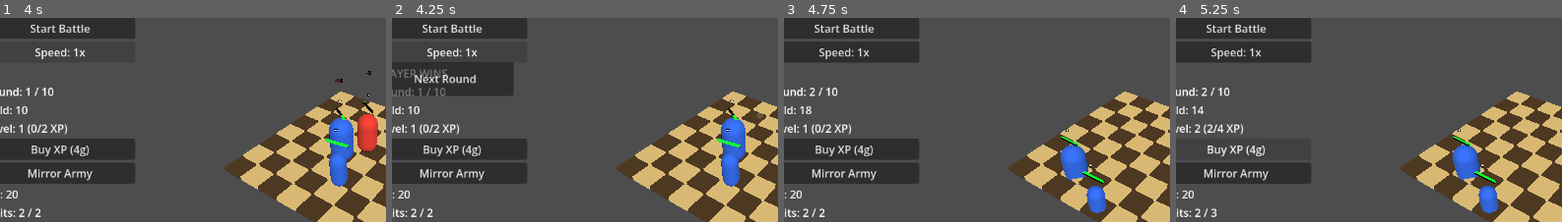
Above: before the commit, frames 1-4 (left to right).
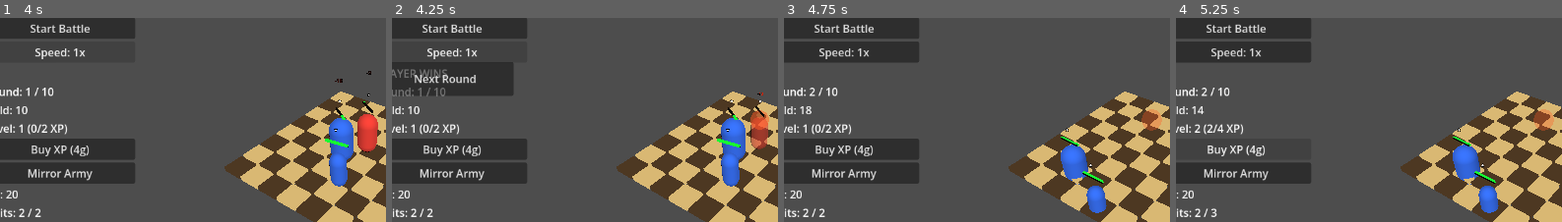
Above: after the commit, the same moments.

Repository: janmgryka-bit/warmarket
Game: Godot game, scene res://scenes/Main.tscn
Two runs of this game, one before a commit and one after it. Both use one fixed random seed, a clock stepped at 60 frames per second and the inputs below.
Inputs:
- Up to frame 1 (4 s): click "Start Battle" at 0.5 s; click "Start Battle" at 1.25 s; click "Speed: 1x" at 2 s; click "Speed: 2x" at 2.75 s; click "Speed: 4x" at 3.5 s
- Up to frame 2 (4.25 s): no input
- Up to frame 3 (4.75 s): click "Next Round" at 4.25 s
- Up to frame 4 (5.25 s): click "Buy XP (4g)" at 5 s
The pictures show only the part of the screen within x 3-53%, y 1-51%; the shares and areas given below are measured in that part.

Frame 1 is identical in both runs. In frame 2, 0.8% of the frame differs, in the area x 92-98%, y 36-65%; in frame 3, 0.4%; in frame 4, 0.4%.

Commit message:
Add unit death visual feedback

Diff:
--- a/godot_project/war-market/scripts/unit.gd
+++ b/godot_project/war-market/scripts/unit.gd
@@ -20,6 +20,7 @@
 var battle_active: bool = false
 var is_selected: bool = false
 var star_level: int = 1
+var is_dead: bool = false
 
 @onready var body_mesh: MeshInstance3D = $MeshInstance3D
 @onready var health_bar: Node3D = $HealthBar
@@ -43,7 +44,7 @@
 	if not battle_active:
 		return
 
-	if current_hp <= 0:
+	if is_dead or current_hp <= 0:
 		return
 
 	attack_timer -= delta
@@ -174,6 +175,9 @@
 	return material
 
 func take_damage(amount: float) -> void:
+	if is_dead:
+		return
+
 	current_hp -= amount
 	current_hp = max(current_hp, 0.0)
 	update_health_bar()
@@ -201,8 +205,46 @@
 	tween.tween_callback(label.queue_free)
 
 func die() -> void:
+	if is_dead:
+		return
+
+	is_dead = true
+	battle_active = false
+	velocity = Vector3.ZERO
+	target = null
+	input_ray_pickable = false
 	print(unit_name, " died")
-	queue_free()
+	play_death_visual()
+
+func play_death_visual() -> void:
+	var flash := MeshInstance3D.new()
+	var mesh := SphereMesh.new()
+	mesh.radius = 0.35
+	mesh.height = 0.7
+	flash.mesh = mesh
+	flash.material_override = create_attack_visual_material(Color(1.0, 0.35, 0.15, 0.85))
+
+	var effect_parent: Node = get_tree().current_scene
+	if effect_parent == null:
+		effect_parent = get_parent()
+	if effect_parent != null:
+		effect_parent.add_child(flash)
+		flash.global_position = global_position + Vector3(0.0, 0.75, 0.0)
+
+	var tween := create_tween()
+	tween.set_parallel(true)
+	tween.tween_property(self, "scale", scale * 0.65, 0.35)
+	if body_mesh.material_override is StandardMaterial3D:
+		var material := body_mesh.material_override as StandardMaterial3D
+		material.transparency = BaseMaterial3D.TRANSPARENCY_ALPHA
+		tween.tween_property(material, "albedo_color:a", 0.0, 0.35)
+	if effect_parent != null:
+		tween.tween_property(flash, "scale", Vector3(1.6, 1.6, 1.6), 0.35)
+		tween.tween_property(flash, "material_override:albedo_color:a", 0.0, 0.35)
+	tween.set_parallel(false)
+	if effect_parent != null:
+		tween.tween_callback(flash.queue_free)
+	tween.tween_callback(queue_free)
 
 func start_battle() -> void:
 	battle_active = true
